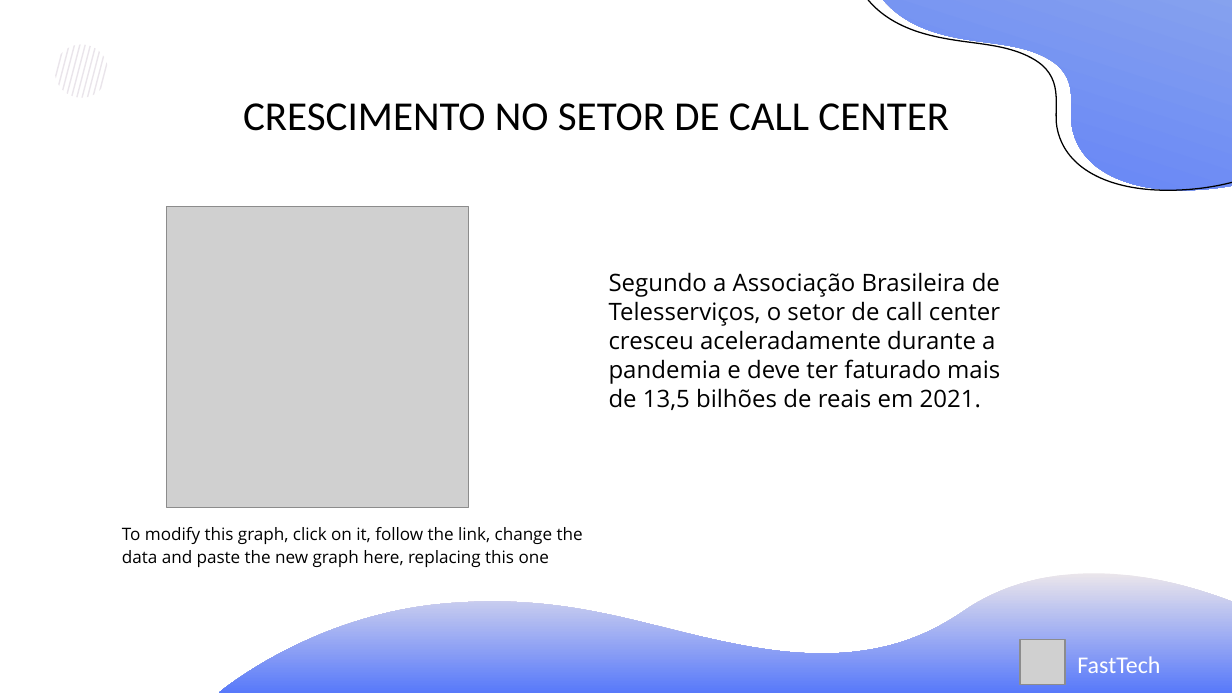
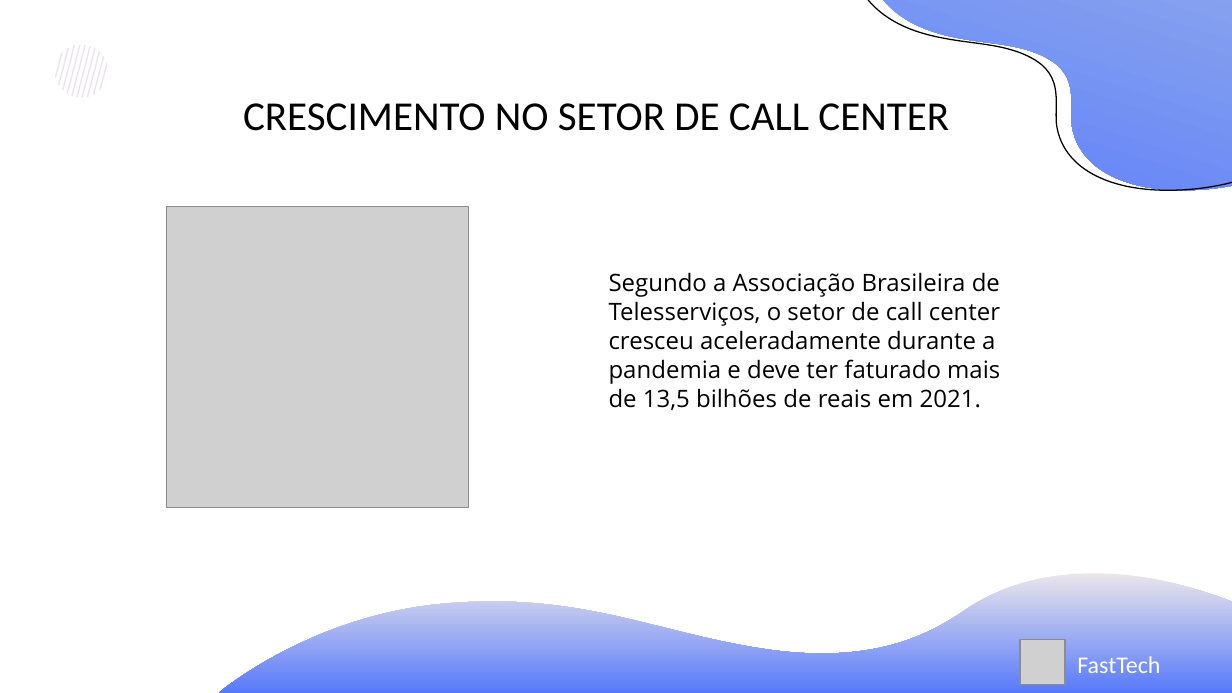
Before and after one commit to Grupo-1-adsa/Grupo-1-adsa, a slide deck: slide 3 of Documentação/PPT/Sprint 3 - Apresentação.pptx. Drawn at 1232x693 pixels with LibreOffice and Linux fonts; fonts in the diff are those of the drawing; grey boxes stand for pictures. Boxes give left, top, right and bottom in pixels: in the first picture for what was removed or moved away, otherwise in the second. Text is boxed around its words. In the diff, an @@ line names an element or a change of style, - is before the commit and + after.

Commit message:
UML e apresentação

```diff
--- a/Documentação/PPT/Sprint 3 - Apresentação.pptx
+++ b/Documentação/PPT/Sprint 3 - Apresentação.pptx
@@ text removed at (122,527,583,567) @@
-To modify this graph, click on it, follow the link, change the data and paste the new graph here, replacing this one
```
Also in this commit, not shown: 1 slide added, 2 slides removed, 1 other file.
